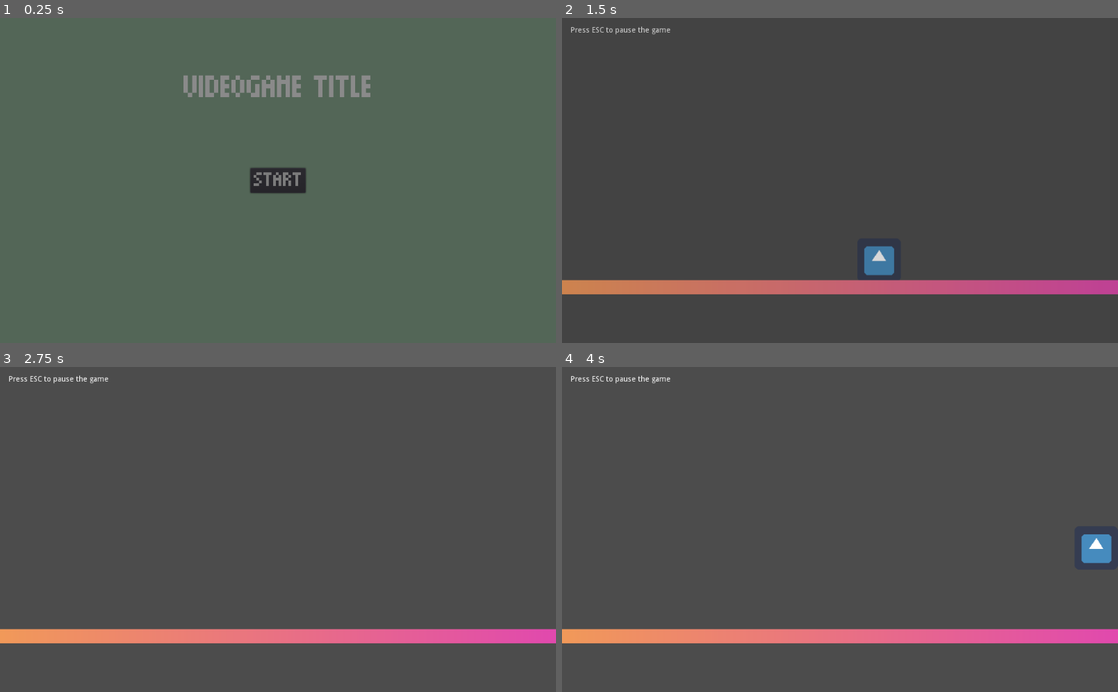
Above: before the commit, frames 1-4 (two rows, left to right).
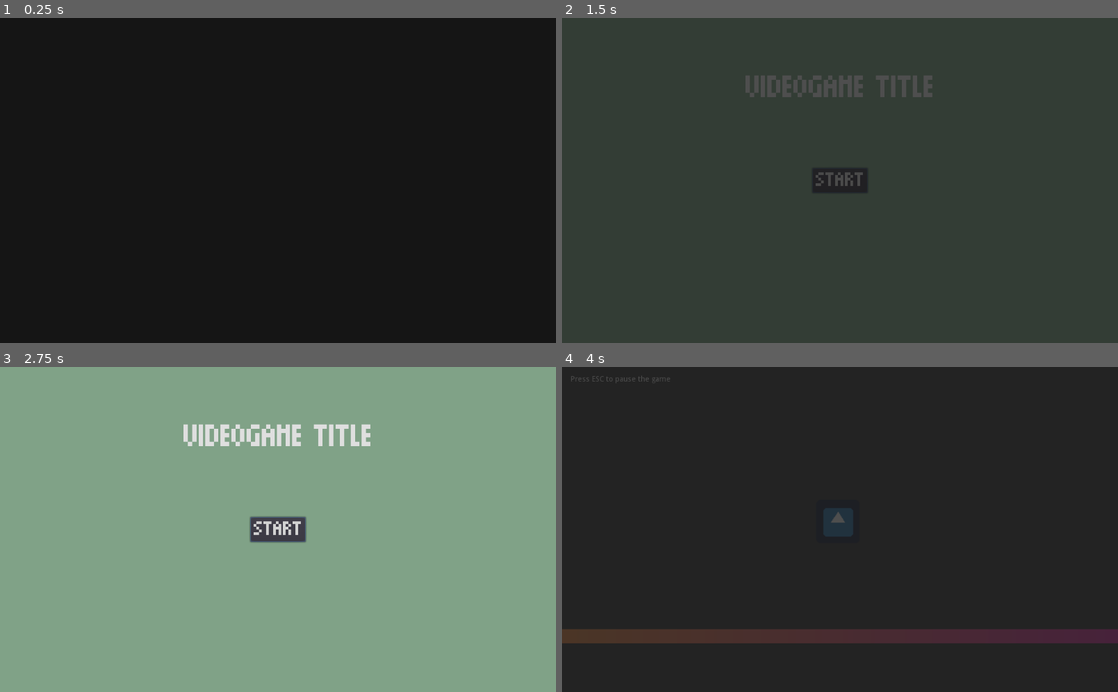
Above: after the commit, the same moments.

Repository: crystal-bit/godot-game-template
Game: Godot game, scene res://scenes/main.tscn
The game is run twice, just before and just after one commit, with the same random seed, the same clock (stepped at 60 frames per second) and the same inputs. The engine's default icon, where the game draws it, is replaced by a stand-in: a white triangle on a blue panel in a dark square.
Inputs:
- Up to frame 1 (0.25 s): no input
- Up to frame 2 (1.5 s): click "START" at 0.5 s; tap Enter at 1.25 s; hold Right (ui_right) from 1.28 s (still down)
- Up to frame 3 (2.75 s): keep holding Right (ui_right); tap Up (ui_up) at 1.52, 2.27 s
- Up to frame 4 (4 s): release Right (ui_right) at 2.78 s; hold Left (ui_left) 2.78-3.53 s; hold Right (ui_right) from 3.53 s (still down); tap Up (ui_up) at 3.77 s

The runs differ from the first frame. In frame 1, 100% of the frame differs, in the area x 0-100%, y 0-100%; in frame 2, 5.8%; in frame 3, 99%; in frame 4, 100%.

Commit message:
Add new improvements.
- Add smooth splash transition with no Godot logo.
- Add full transparent splash image to be updated by game developers.
- Prevent all inputs when a transition is happening
- Add params passing from a scene to another
- Pause a scene while a transition is happening (no physics is processed)
- game.gd calls `pre_start` and `start` methods

Diff:
--- a/autoload/game.gd
+++ b/autoload/game.gd
@@ -22,17 +22,16 @@
 	instead of running the whole game"""
 	# prepare vars
 	var played_scene = get_tree().current_scene
-	print(played_scene, played_scene.name)
 	var root = get_node("/root")
-	print(root, root.name)
-
-	# load Main.tscn
+	# load main.tscn
 	main = load("res://scenes/main.tscn").instance()
+	# prevent fade in. When loading a specific scene you probably want to access your game as fast as possible
+	main.initial_fade_active = false
 	root.remove_child(played_scene)
 	root.add_child(main)
 	# reparent played scene under main_node
-	main.active_scene.get_child(0).queue_free()
-	main.active_scene.add_child(played_scene)
+	main.active_scene_container.get_child(0).queue_free()
+	main.active_scene_container.add_child(played_scene)
 	played_scene.owner = main
 
 
@@ -40,19 +39,29 @@
 	main = main_scene
 
 
-func change_scene(new_scene):
+func change_scene(new_scene, params= {}):
 	if new_scene in scenes_denylist:
 		print_debug("WARNING: ", new_scene, " is in the denylist. Loading a default scene")
 		new_scene = "res://scenes/menu/menu.tscn"
 
+	var current_scene = main.active_scene_container.get_child(0)
+	var scn = load(new_scene)
+	# pause current scene and prevent processing new inputs (avoid bugs)
+	get_tree().paused = true
 	main.anims.play("fade-to-black")
 	yield(main.anims, "animation_finished")
+	current_scene.queue_free()
+	var instanced_scn = scn.instance()
+	main.active_scene_container.add_child(instanced_scn)
+	# artificially wait some time in order to have a gentle game transition
+	yield(get_tree().create_timer(0.5), "timeout")
+	main.anims.play("fade-from-black")
+	if instanced_scn.has_method("pre_start"):
+		instanced_scn.pre_start(params)
+	yield(main.anims, "animation_finished")
 	get_tree().paused = false
-	main.active_scene.get_child(0).queue_free()
-	var scn = load(new_scene)
-	main.active_scene.add_child(scn.instance())
-	main.anims.play("fade-from-black")
-	yield(main.anims, "animation_finished")
+	if instanced_scn.has_method("start"):
+		instanced_scn.start()
 
 
 func flash():
--- a/project.godot
+++ b/project.godot
@@ -22,6 +22,8 @@
 
 config/name="godot-template"
 run/main_scene="res://scenes/main.tscn"
+boot_splash/image="res://assets/1920x1080-transparent.png"
+boot_splash/bg_color=Color( 0.0862745, 0.0862745, 0.0862745, 1 )
 config/icon="res://assets/sprites/icon.png"
 
 [autoload]
--- /dev/null
+++ b/scenes/gameplay/gameplay.gd
@@ -0,0 +1,13 @@
+extends Node2D
+
+
+func pre_start(params):
+	print_debug("Gameplay started with params = ")
+
+	for key in params:
+		var val = params[key]
+		print(key, ": ", val)
+
+
+func start():
+	print("Start game logic!")
--- a/scenes/gameplay/gameplay.tscn
+++ b/scenes/gameplay/gameplay.tscn
@@ -1,9 +1,10 @@
-[gd_scene load_steps=10 format=2]
+[gd_scene load_steps=11 format=2]
 
 [ext_resource path="res://assets/sprites/icon.png" type="Texture" id=1]
 [ext_resource path="res://scenes/gameplay/pauseLayer.gd" type="Script" id=2]
 [ext_resource path="res://scenes/gameplay/player.gd" type="Script" id=3]
 [ext_resource path="res://assets/fonts/squarebit/Squarebit.ttf" type="DynamicFontData" id=4]
+[ext_resource path="res://scenes/gameplay/gameplay.gd" type="Script" id=5]
 
 [sub_resource type="RectangleShape2D" id=1]
 extents = Vector2( 35.0303, 37.1385 )
@@ -23,6 +24,7 @@
 font_data = ExtResource( 4 )
 
 [node name="Gameplay" type="Node2D"]
+script = ExtResource( 5 )
 
 [node name="PressESCToOpenMenu" type="Label" parent="."]
 margin_left = 16.0
--- a/scenes/main.gd
+++ b/scenes/main.gd
@@ -2,7 +2,9 @@
 extends Node
 
 onready var anims: AnimationPlayer = $Transitions/AnimationPlayer
-onready var active_scene = $ActiveScene
+onready var active_scene_container = $ActiveSceneContainer
+
+var initial_fade_active = true
 
 
 func _init():
@@ -10,5 +12,22 @@
 
 
 func _ready():
-	anims.stop()
-	anims.play("fade-from-black")
+	var active_scene: Node = get_active_scene()
+	active_scene.set_process_input(false)
+	active_scene.set_process_unhandled_input(false)
+
+	if initial_fade_active:
+		anims.play("black")
+		yield(get_tree().create_timer(1), "timeout")
+		anims.play("fade-from-black")
+
+
+func get_active_scene():
+	return active_scene_container.get_child(0)
+
+
+func _input(event):
+	# if there is a transition playing
+	if anims.is_playing():
+		# prevent  all input events
+		get_tree().set_input_as_handled()
--- a/scenes/main.tscn
+++ b/scenes/main.tscn
@@ -1,7 +1,23 @@
-[gd_scene load_steps=6 format=2]
+[gd_scene load_steps=7 format=2]
 
 [ext_resource path="res://scenes/main.gd" type="Script" id=1]
 [ext_resource path="res://scenes/menu/menu.tscn" type="PackedScene" id=2]
+
+[sub_resource type="Animation" id=4]
+resource_name = "black"
+length = 0.001
+tracks/0/type = "value"
+tracks/0/path = NodePath("ColorRect:color")
+tracks/0/interp = 1
+tracks/0/loop_wrap = true
+tracks/0/imported = false
+tracks/0/enabled = true
+tracks/0/keys = {
+"times": PoolRealArray( 0 ),
+"transitions": PoolRealArray( 1 ),
+"update": 0,
+"values": [ Color( 0.0862745, 0.0862745, 0.0862745, 1 ) ]
+}
 
 [sub_resource type="Animation" id=1]
 resource_name = "fade-from-black"
@@ -68,11 +84,12 @@
 }
 
 [node name="AnimationPlayer" type="AnimationPlayer" parent="Transitions"]
-playback_speed = 0.4
+playback_speed = 0.1
+anims/black = SubResource( 4 )
 anims/fade-from-black = SubResource( 1 )
 anims/fade-to-black = SubResource( 2 )
 anims/flash = SubResource( 3 )
 
-[node name="ActiveScene" type="Node" parent="."]
+[node name="ActiveSceneContainer" type="Node" parent="."]
 
-[node name="Menu" parent="ActiveScene" instance=ExtResource( 2 )]
+[node name="Menu" parent="ActiveSceneContainer" instance=ExtResource( 2 )]
--- a/scenes/menu/button.gd
+++ b/scenes/menu/button.gd
@@ -2,4 +2,15 @@
 
 
 func _on_Button_pressed():
-	Game.change_scene("res://scenes/gameplay/gameplay.tscn")
+	print("PREMUUUUTo")
+	var params = {
+		"a_number": 10,
+		"a_string": "Ciao mamma!",
+		"an_array": [1, 2, 3, 4],
+		"a_dict": {
+			"name": "test",
+			"val": 15
+		},
+		"you_can_pass_also_node_duplicates_but_im_not_sure_its_really_a_good_idea": self.duplicate()
+	}
+	Game.change_scene("res://scenes/gameplay/gameplay.tscn", params)
Binary file added: assets/1920x1080-transparent.png
Not shown, added: assets/1920x1080-transparent.png.import
Not shown: 3 places in scenes/menu/menu.tscn that only renumber resources
